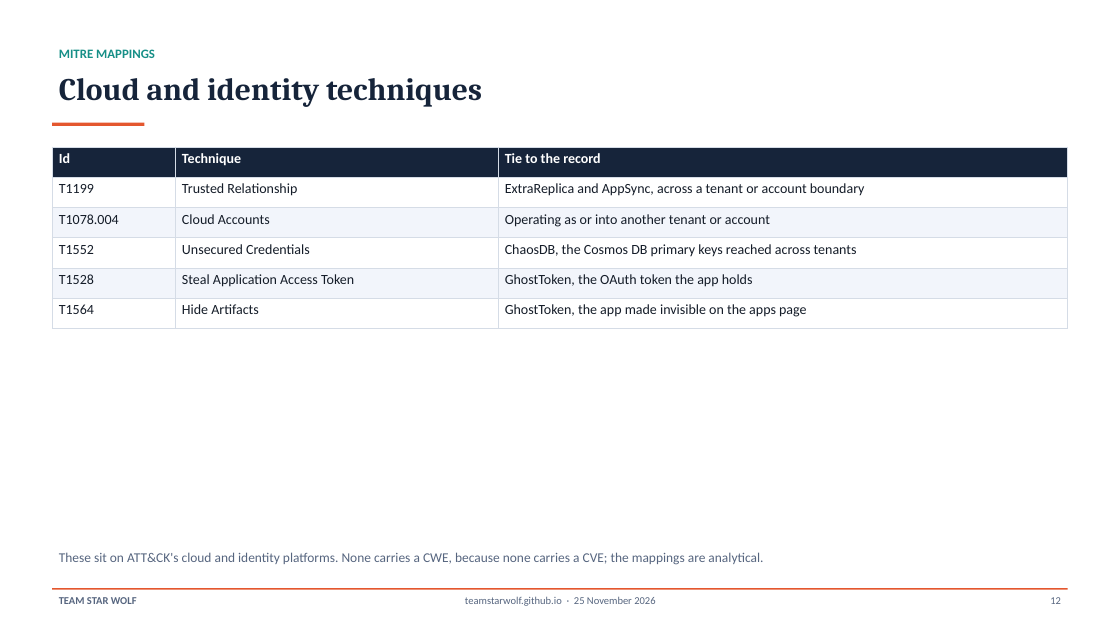
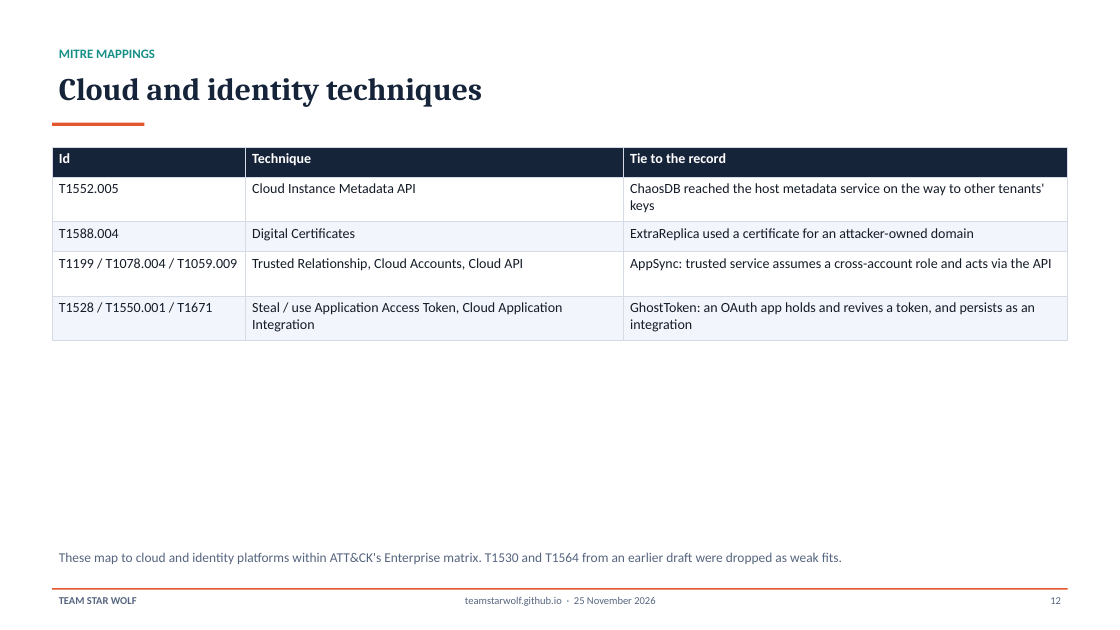
Before and after one commit to TeamStarWolf/TeamStarWolf, a slide deck: slide 12 of case-studies/slides/Cloud_Managed_Service_Flaws_Case_Study.pptx. Drawn at 1120x630 pixels with LibreOffice and Linux fonts; fonts in the diff are those of the drawing. Boxes give left, top, right and bottom in pixels: in the first picture for what was removed or moved away, otherwise in the second. Text is boxed around its words. In the diff, an @@ line names an element or a change of style, - is before the commit and + after.

```diff
--- a/case-studies/slides/Cloud_Managed_Service_Flaws_Case_Study.pptx
+++ b/case-studies/slides/Cloud_Managed_Service_Flaws_Case_Study.pptx
@@ table at box(52, 147, 1068, 340) @@
-row 2: T1199 | Trusted Relationship | ExtraReplica and AppSync, across a tenant or account boundary
-row 3: T1078.004 | Cloud Accounts | Operating as or into another tenant or account
-row 4: T1552 | Unsecured Credentials | ChaosDB, the Cosmos DB primary keys reached across tenants
-row 5: T1528 | Steal Application Access Token | GhostToken, the OAuth token the app holds
-row 6: T1564 | Hide Artifacts | GhostToken, the app made invisible on the apps page
+row 2: T1552.005 | Cloud Instance Metadata API | ChaosDB reached the host metadata service on the way to other tenants' keys
+row 3: T1588.004 | Digital Certificates | ExtraReplica used a certificate for an attacker-owned domain
+row 4: T1199 / T1078.004 / T1059.009 | Trusted Relationship, Cloud Accounts, Cloud API | AppSync: trusted service assumes a cross-account role and acts via the API
+row 5: T1528 / T1550.001 / T1671 | Steal / use Application Access Token, Cloud Application Integration | GhostToken: an OAuth app holds and revives a token, and persists as an integration
@@ text at box(59, 552, 842, 564): text changed @@
-These sit on ATT&CK's cloud and identity platforms. None carries a CWE, because none carries a CVE; the mappings are analytical.
+These map to cloud and identity platforms within ATT&CK's Enterprise matrix. T1530 and T1564 from an earlier draft were dropped as weak fits.
```
Also in this commit, not shown: 10 other slides changed, 14 other files.
